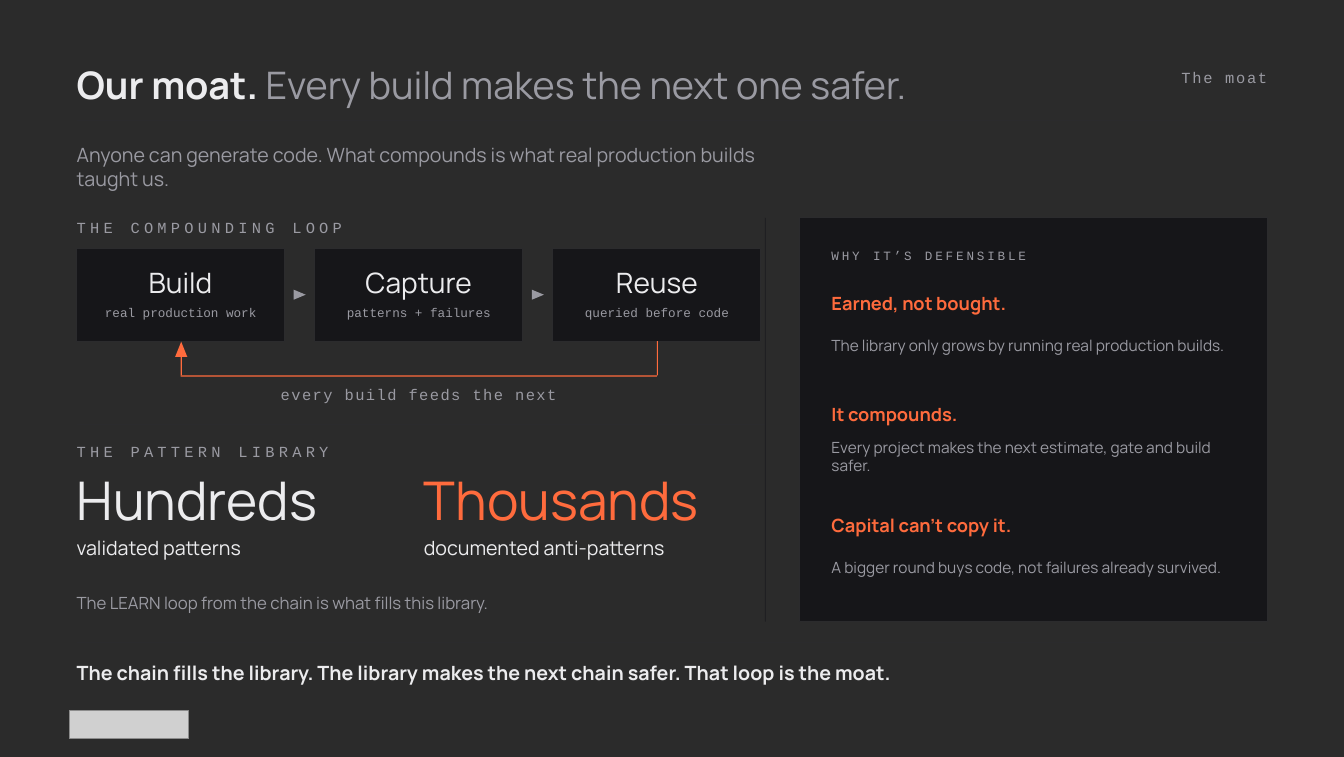
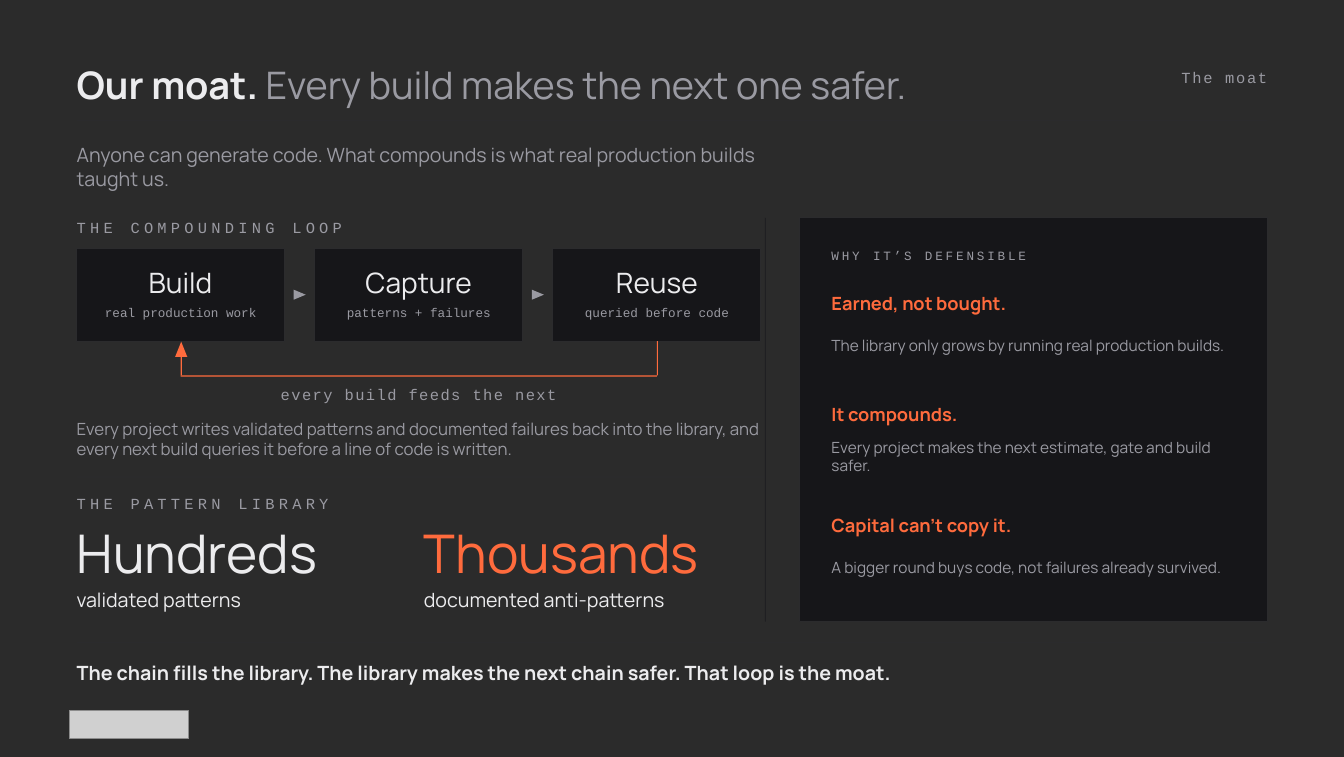
Before and after one commit to athenarunai-gif/Athena, a slide deck: slide 5 of decks/Pitch_Deck_AthenaRun_v4.pptx. Drawn at 1344x757 pixels with LibreOffice and Linux fonts; fonts in the diff are those of the drawing; grey boxes stand for pictures; background and template pictures are left out; a plain dark background stands for a picture behind light text. Boxes give left, top, right and bottom in pixels: in the first picture for what was removed or moved away, otherwise in the second. Text is boxed around its words. In the diff, an @@ line names an element or a change of style, - is before the commit and + after.

```diff
--- a/decks/Pitch_Deck_AthenaRun_v4.pptx
+++ b/decks/Pitch_Deck_AthenaRun_v4.pptx
@@ text added at (77, 422, 759, 459), 12 pt, text #9A9AA2 @@
+Every project writes validated patterns and documented failures back into the library, and every next build queries it before a line of code is written.
@@ 3 texts, 1 rectangle: place and size @@
-3 texts, 1 rectangle at (77, 424, 765, 560)
+3 texts, 1 rectangle at (77, 476, 765, 612)
@@ text "Hundreds": place and size @@
-text "Hundreds" at (77, 481, 318, 521)
+text "Hundreds" at (77, 534, 318, 574)
@@ text "Thousands": place and size @@
-text "Thousands" at (424, 481, 699, 521)
+text "Thousands" at (424, 534, 699, 574)
@@ text removed at (77, 596, 488, 613) @@
-The LEARN loop from the chain is what fills this library.
```
Also in this commit, not shown: 10 other slides changed, 1 other file.
